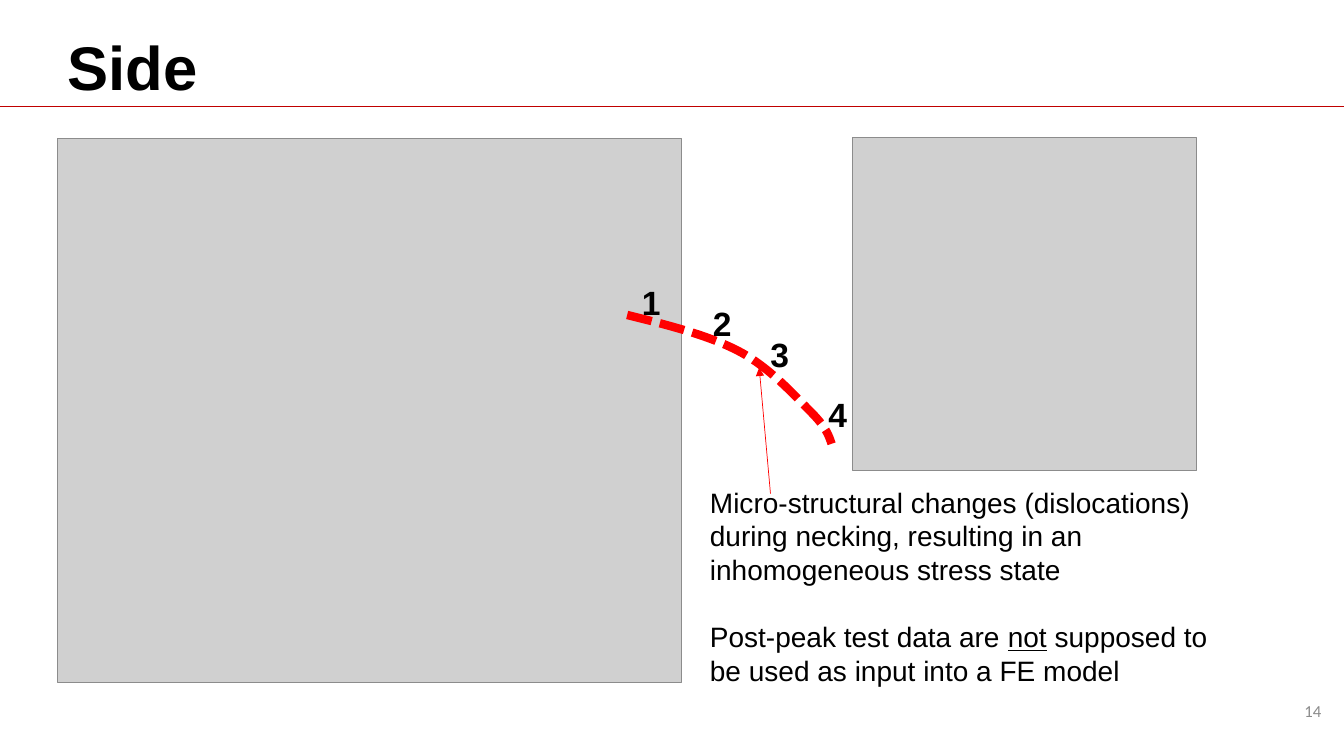
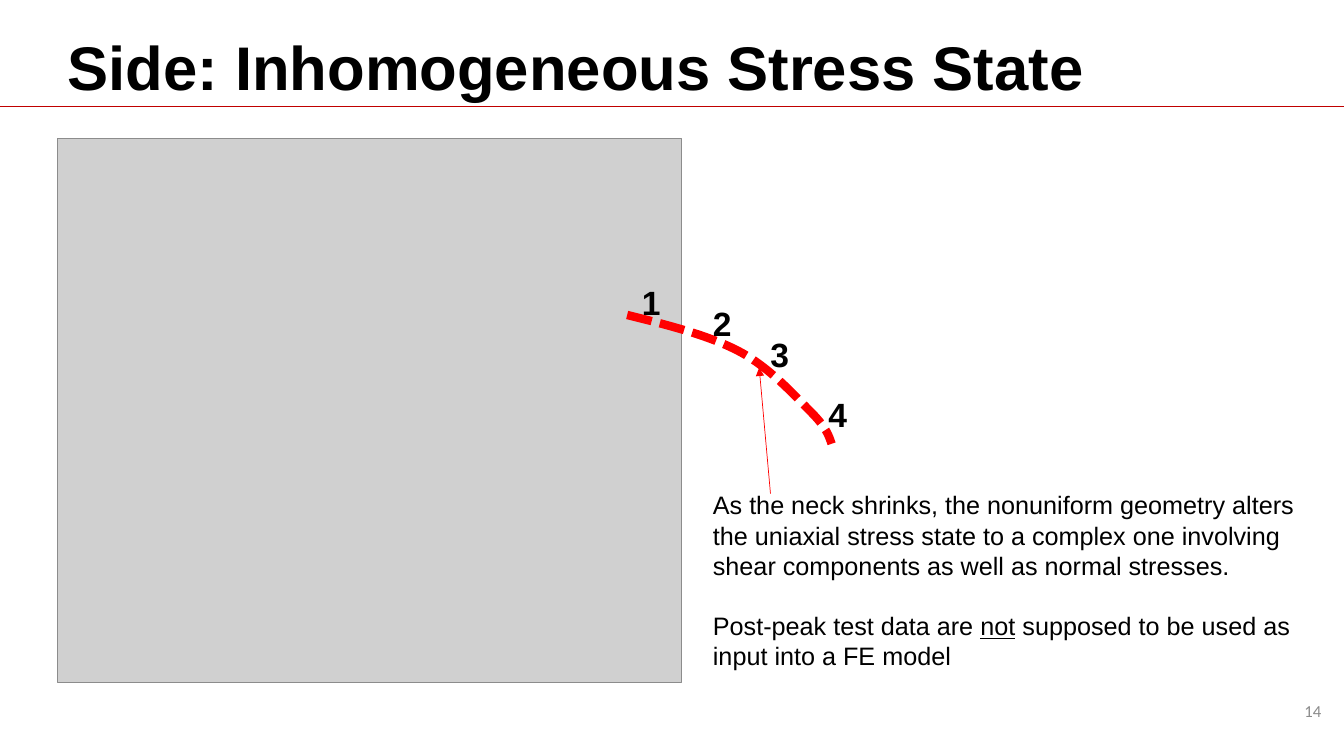
Before and after one commit to Batmanabcdefg/AbaqusTraining, a slide deck: slide 14 of Training.pptx. Drawn at 1344x756 pixels with LibreOffice and Linux fonts; fonts in the diff are those of the drawing; grey boxes stand for pictures; background and template pictures are left out. Boxes give left, top, right and bottom in pixels: in the first picture for what was removed or moved away, otherwise in the second. Text is boxed around its words. In the diff, an @@ line names an element or a change of style, - is before the commit and + after.

Commit message:
add presentation

```diff
--- a/Training.pptx
+++ b/Training.pptx
@@ title at box(68, 45, 1084, 102): text changed @@
-Side
+Side: Inhomogeneous Stress State
@@ picture removed at box(853, 137, 1197, 471) @@
@@ text at box(713, 495, 1294, 580): text changed; size 20 to 18 pt @@
-Micro-structural changes (dislocations) during necking, resulting in an inhomogeneous stress state
+As the neck shrinks, the nonuniform geometry alters the uniaxial stress state to a complex one involving shear components as well as normal stresses.
@@ text at box(713, 616, 1290, 671): size 20 to 18 pt in "Post-peak test data are not supposed to ..." @@
```
